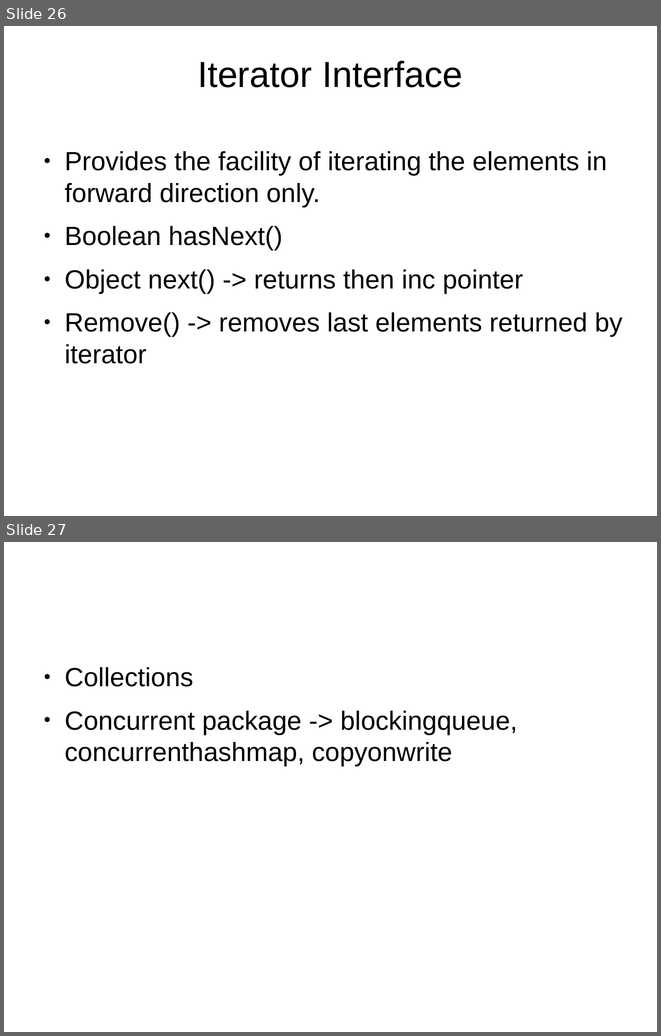
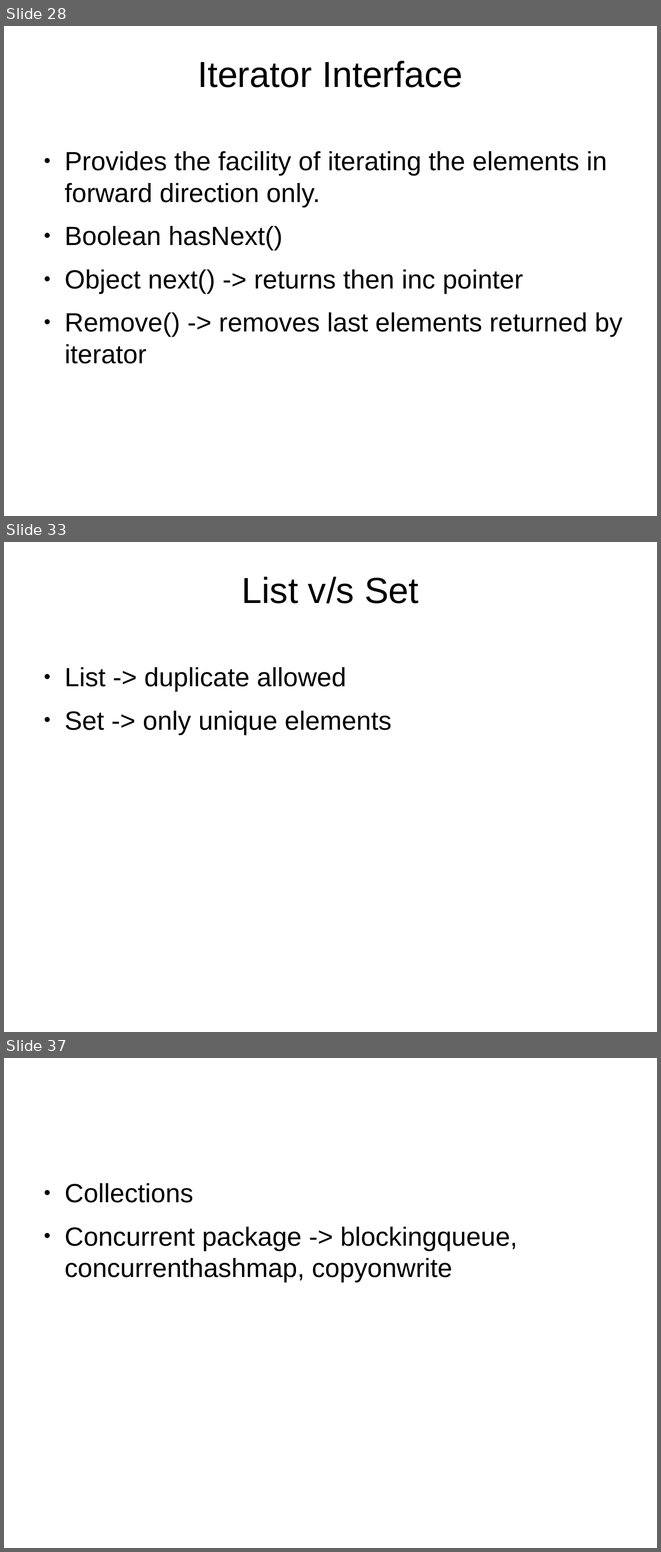
Before and after one commit to shikha-desai/Internship_PreWork, a slide deck: Java/Java_Notes.odp. Shown one above the other, each under a label of ours: slides 26 and 27 before the commit, slides 28, 33 and 37 after it; the slides between them are not shown. The pictures are 661x1036 and 661x1552 pixels, drawn with LibreOffice and Linux fonts; fonts in the diff are those of the drawing; background and template pictures are left out. Boxes give left, top, right and bottom in pixels: in the first picture for what was removed or moved away, otherwise in the second. Text is boxed around its words. In the diff, an @@ line names an element or a change of style, - is before the commit and + after.

Commit message:
Added List and Set Collection in java

```diff
--- a/Java/Java_Notes.odp
+++ b/Java/Java_Notes.odp
@@ slide 33 added at <box>4,542,657,1032</box>, background picture (left out) @@
@@ title added at <box>242,576,418,603</box>, 44 pt, text #000000 @@
+List v/s Set
@@ text added at <box>64,667,391,734</box>, 32 pt, text #000000 @@
+● List -> duplicate allowed
+● Set -> only unique elements
@@ what was slide 26 is now slide 28 @@
@@ what was slide 27 is now slide 37 @@
```
Also in this commit, not shown: 1 slide changed, 9 other slides added, 2 other files.
